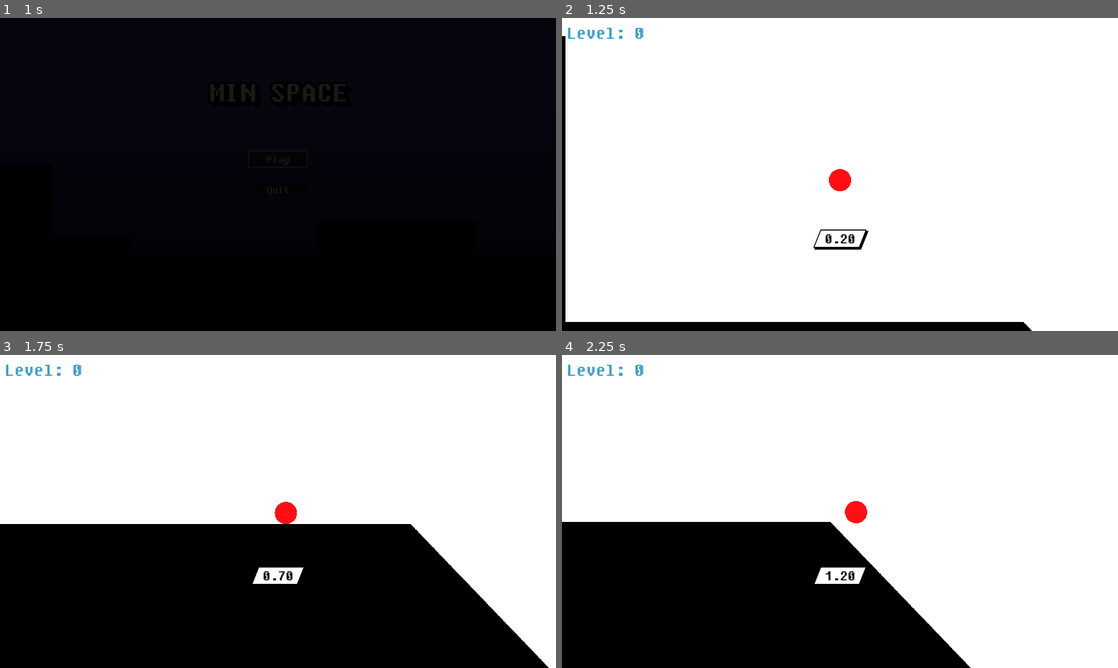
Above: before the commit, frames 1-4 (two rows, left to right).
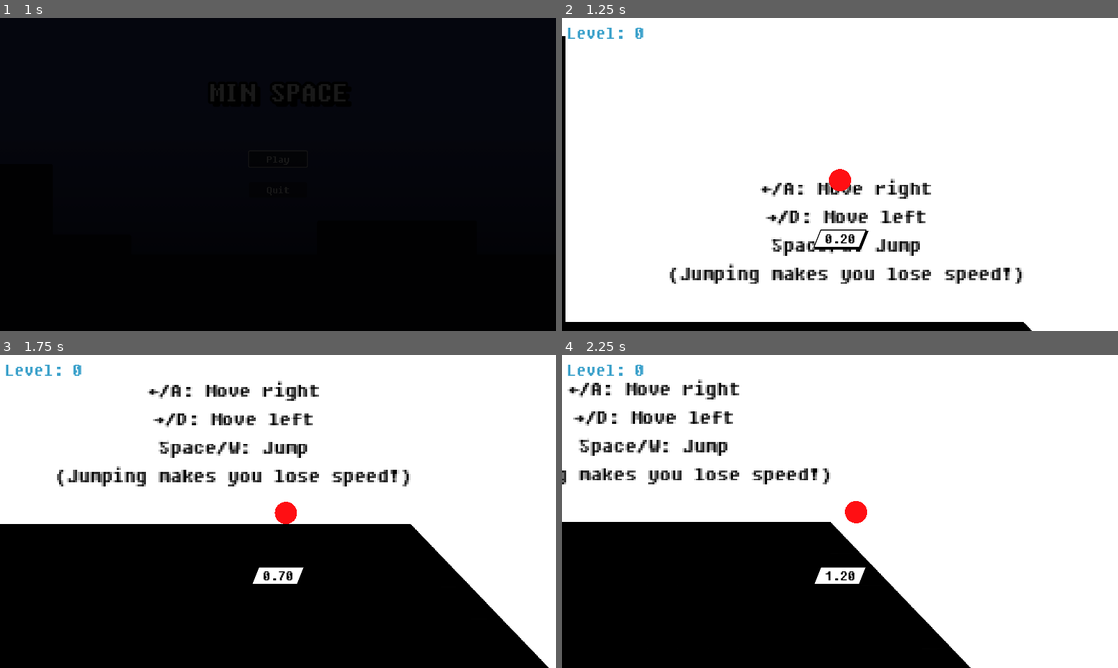
Above: after the commit, the same moments.

Repository: kagamiAL/CALHACKS_2024
Game: Godot game, scene res://scenes/Main/Main.tscn
Same seed, same stepped clock (60 frames per second), same inputs: the game is played once before the commit and once after it.
Inputs:
- Up to frame 1 (1 s): click "Play" at 0.5 s
- Up to frame 2 (1.25 s): no input
- Up to frame 3 (1.75 s): tap Enter (ui_accept) at 1.25, 1.52 s; hold Right (ui_right) from 1.28 s (still down)
- Up to frame 4 (2.25 s): keep holding Right (ui_right)

Frame 1 is identical in both runs. In frame 2, 2.9% of the frame differs, in the area x 19-83%, y 51-85%; in frame 3, 3.1%, in the area x 10-74%, y 8-42%; in frame 4, 2.7%.

Commit message:
Added tutorial text

Diff:
--- a/scenes/Maps/Map00.tscn
+++ b/scenes/Maps/Map00.tscn
@@ -16,3 +16,37 @@
 layer_2/tile_data = PackedInt32Array(1114176, 65537, 0, 1114177, 65537, 0, 1114178, 65537, 0, 1114179, 65537, 0, 1114180, 65537, 0)
 layer_3/name = "Goals"
 layer_3/tile_data = PackedInt32Array(1310805, 131073, 0)
+
+[node name="Control" type="Control" parent="."]
+layout_mode = 3
+anchors_preset = 0
+offset_left = 1155.0
+offset_top = -139.0
+offset_right = 1195.0
+offset_bottom = -99.0
+scale = Vector2(15.1219, 9.28586)
+
+[node name="VBoxContainer" type="VBoxContainer" parent="Control"]
+layout_mode = 1
+anchors_preset = 8
+anchor_left = 0.5
+anchor_top = 0.5
+anchor_right = 0.5
+anchor_bottom = 0.5
+offset_left = -119.657
+offset_top = 1.64581
+offset_right = 128.343
+offset_bottom = 74.6458
+grow_horizontal = 2
+grow_vertical = 2
+scale = Vector2(0.197047, 0.309692)
+
+[node name="Label" type="Label" parent="Control/VBoxContainer"]
+layout_mode = 2
+theme_override_colors/font_color = Color(0, 0, 0, 1)
+text = "←/A: Move right
+→/D: Move left
+Space/W: Jump
+(Jumping makes you lose speed!)"
+horizontal_alignment = 1
+vertical_alignment = 1
